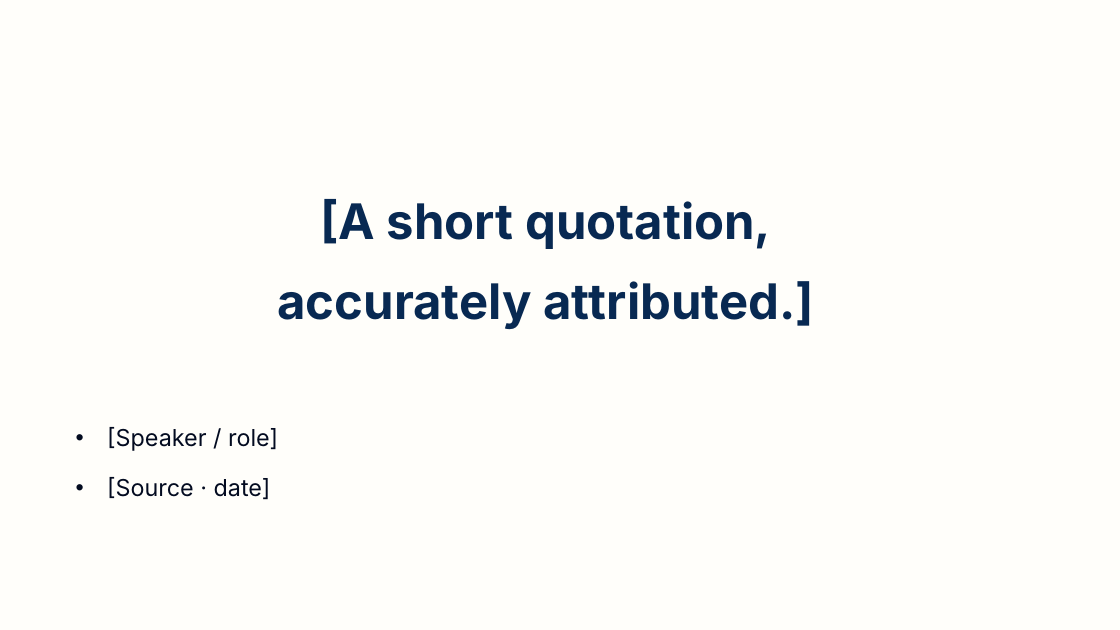
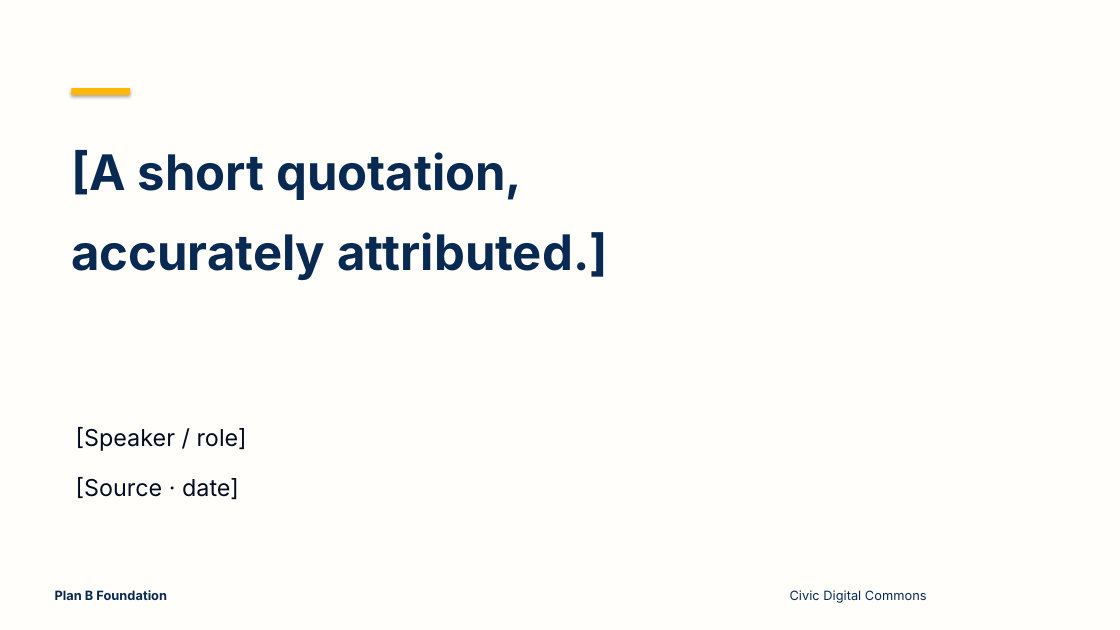
Before and after one commit to LuganoPlanB/branding, a slide deck: slide 8 of slides/planb-starter.pptx. Drawn at 1120x630 pixels with LibreOffice and Linux fonts; fonts in the diff are those of the drawing. Boxes give left, top, right and bottom in pixels: in the first picture for what was removed or moved away, otherwise in the second. Text is boxed around its words. In the diff, an @@ line names an element or a change of style, - is before the commit and + after.

```diff
--- a/slides/planb-starter.pptx
+++ b/slides/planb-starter.pptx
@@ rectangle added at box(71, 88, 130, 95), fill #FFB604 @@
@@ title "[A short quotation," at box(71, 150, 608, 280): alignment centre to left; vertical alignment middle to top @@
@@ text "[Speaker / role]" at box(76, 427, 247, 500): bullet • to none @@
@@ text added at box(55, 590, 167, 605), 11 pt, text #082952, bold @@
+Plan B Foundation
@@ text added at box(790, 590, 927, 603), 11 pt, text #082952 @@
+Civic Digital Commons
```
Also in this commit, not shown: 9 other slides changed, 2 other files.
